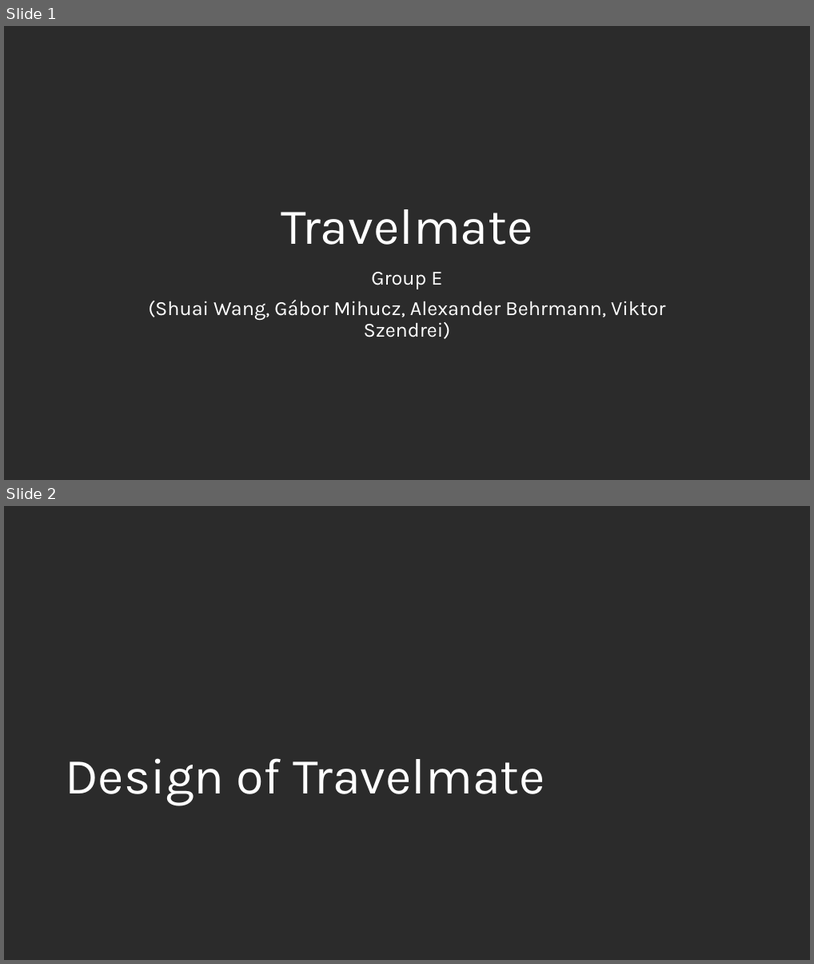
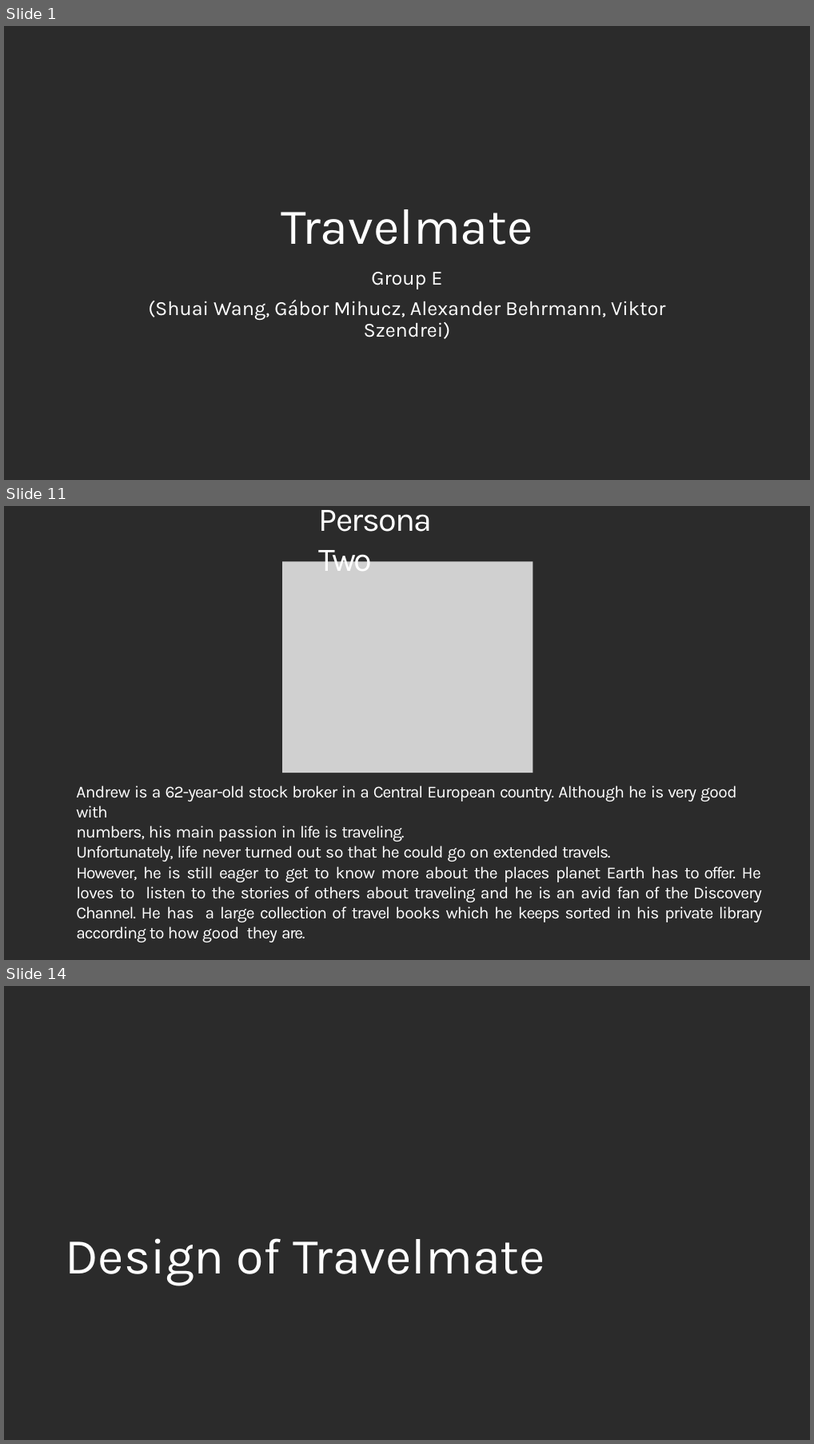
Before and after one commit to fmavb/travelmate, a slide deck: travelmate.pptx. Shown one above the other, each under a label of ours: slides 1 and 2 before the commit, slides 1, 11 and 14 after it; the slides between them are not shown. The pictures are 814x964 and 814x1444 pixels, drawn with LibreOffice and Linux fonts; fonts in the diff are those of the drawing; grey boxes stand for pictures; background and template pictures are left out; a plain dark background stands for a picture behind light text. Boxes give left, top, right and bottom in pixels: in the first picture for what was removed or moved away, otherwise in the second. Text is boxed around its words. In the diff, an @@ line names an element or a change of style, - is before the commit and + after.

```diff
--- a/travelmate.pptx
+++ b/travelmate.pptx
@@ slide 11 added at bbox=[4, 506, 810, 960], background picture (left out) @@
@@ title added at bbox=[319, 510, 433, 571], 39.5 pt, text #FFFFFF @@
+Persona Two
@@ picture added at bbox=[282, 562, 534, 772] @@
@@ text added at bbox=[76, 785, 762, 922], 20 pt, text #FFFFFF @@
+Andrew is a 62-year-old stock broker in a Central European country. Although he is very good with
+numbers, his main passion in life is traveling.
+Unfortunately, life never turned out so that he could go on extended travels.
+However, he is still eager to get to know more about the places planet Earth has to offer. He loves to listen to the stories of others about traveling and he is an avid fan of the Discovery Channel. He has a large collection of travel books which he keeps sorted in his private library according to how good they are.
@@ what was slide 2 is now slide 14 @@
```
Also in this commit, not shown: 12 other slides added, 1 slide removed.
